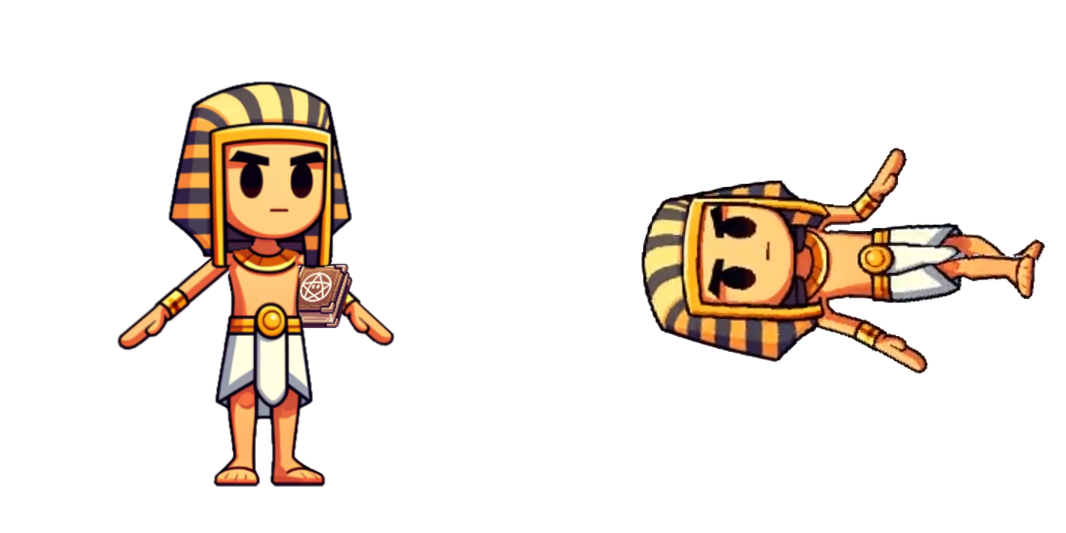
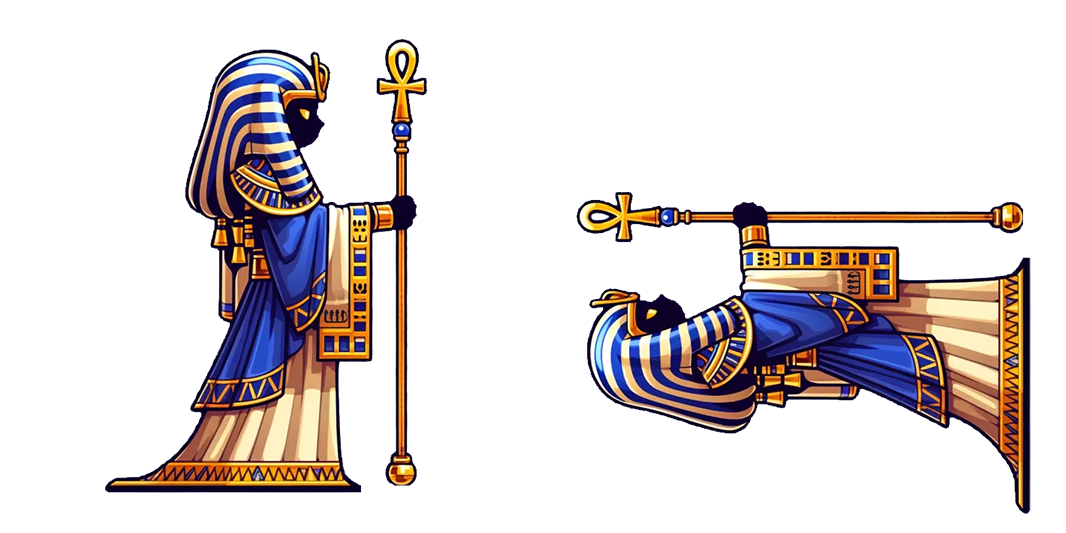
Two versions of the same layered image (w=1066, h=533). Layer-by-layer changes:
renamed "1" to "1-2", painted on it over [576, 147, 1046, 514]
renamed "idle" to "EgyptMage1", painted on it over [105, 39, 428, 493]
